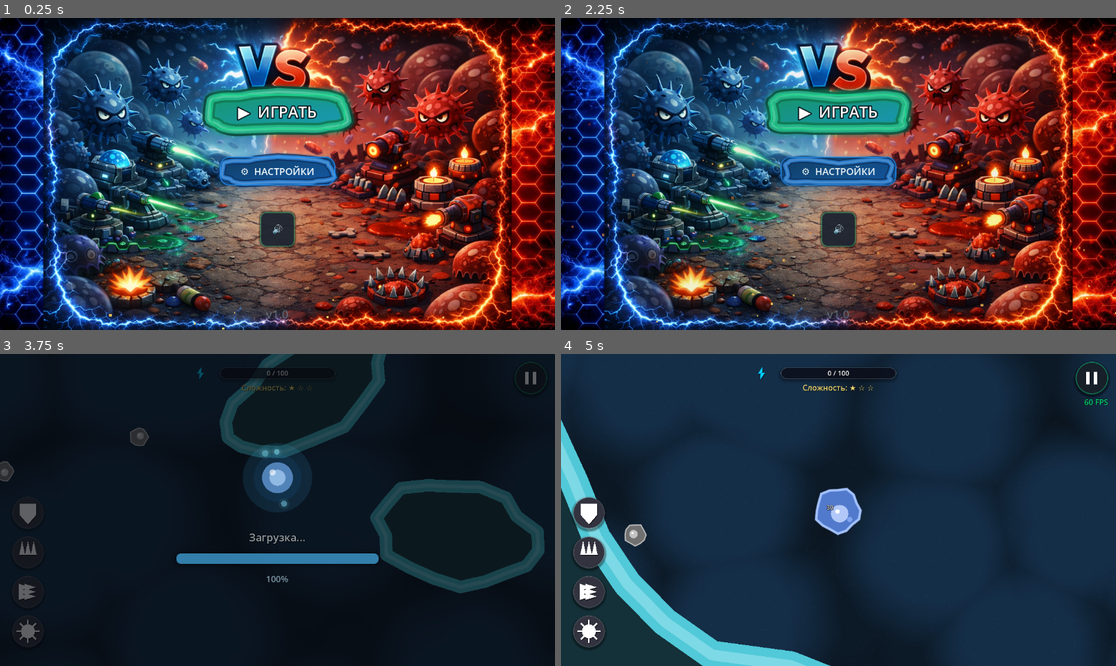
Above: before the commit, frames 1-4 (two rows, left to right).
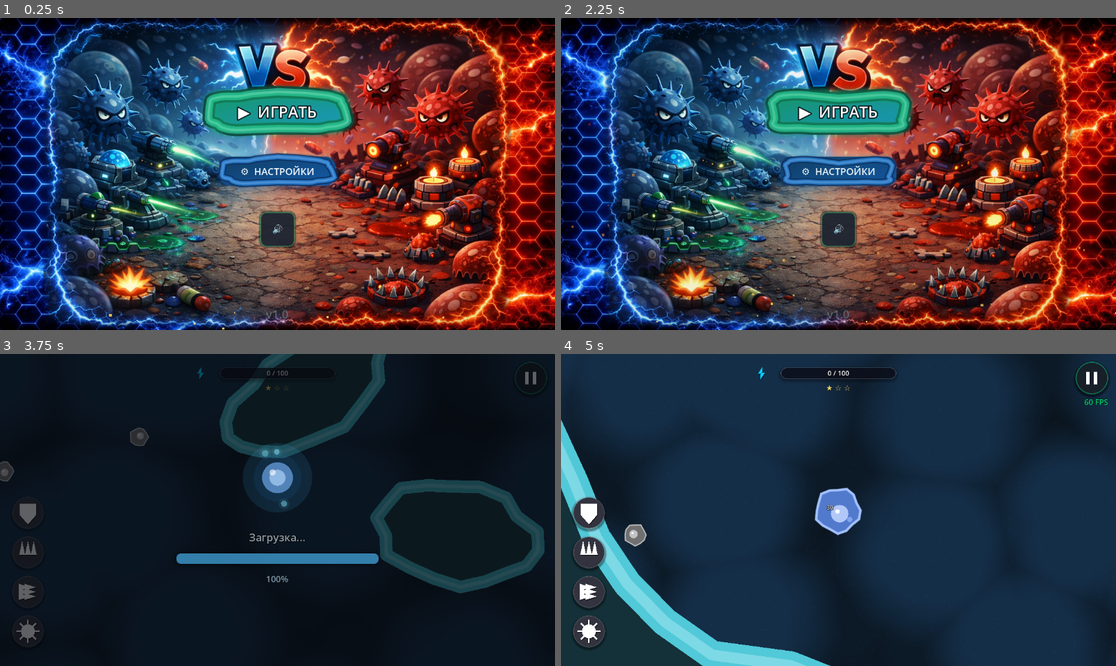
Above: after the commit, the same moments.

Repository: alexey231090/CellColony
Game: Godot game, scene res://scenes/ui/main_menu/main_menu.tscn
Two runs of this game, one before a commit and one after it. Both use one fixed random seed, a clock stepped at 60 frames per second and the inputs below.
Inputs (mouse positions are in pixels of both pictures, inside the frame that each line leads up to):
- Up to frame 1 (0.25 s): no input
- Up to frame 2 (2.25 s): click "▶ ИГРАТЬ" at 0.5 s; click "▶ ИГРАТЬ" at 1.25 s; click "⚙ НАСТРОЙКИ" at 2 s
- Up to frame 3 (3.75 s): click (277, 475) at 2.77 s; tap Enter at 3.5, 3.6 s; move the mouse to (399, 494) at 3.52 s; hold Right (ui_right) from 3.53 s (still down); click (399, 494) at 3.67 s
- Up to frame 4 (5 s): release Right (ui_right) at 4.25 s; drag from (588, 513) to (810, 572) at 4.27 s

The runs differ from the first frame. In frame 1, 4.1% of the frame differs, in the area x 7-93%, y 0-100%; in frame 2, 4.1%; in frame 3, less than 0.1%; in frame 4, 0.1%.

Commit message:
update menu fix bug game

Diff:
--- a/scenes/ui/main_menu/main_menu.gd
+++ b/scenes/ui/main_menu/main_menu.gd
@@ -222,7 +222,7 @@
 	background.mouse_filter = MOUSE_FILTER_IGNORE
 	background.texture_filter = CanvasItem.TEXTURE_FILTER_LINEAR
 
-	background.texture = load("res://assets/background/cellbackgraund2.jpg")
+	background.texture = load("res://assets/background/cellbackgraund4.png")
 	add_child(background)
 
 	_build_fire_particles()
@@ -381,18 +381,20 @@
 	play_button.set_anchors_and_offsets_preset(PRESET_FULL_RECT)
 	play_button.mouse_default_cursor_shape = Control.CURSOR_POINTING_HAND
 
-	var play_normal = _make_stylebox(Color(0,0,0,0), 24, 2, ACCENT_COLOR) # Прозрачная внутри, зелёная рамка
+	var play_normal = _make_stylebox(Color(0,0,0,0), 24)
 	play_normal.shadow_size = 12
 	play_normal.shadow_color = Color(0.1, 0.85, 0.55, 0.35)
 	play_button.add_theme_stylebox_override("normal", play_normal)
 
-	var play_hover = _make_stylebox(Color(0.2,0.85,0.55,0.15), 24, 3, Color(1,1,1,1))
+	var play_hover = _make_stylebox(Color(0.2,0.85,0.55,0.12), 24)
 	play_hover.shadow_size = 20
 	play_hover.shadow_color = Color(0.1, 0.85, 0.55, 0.6)
 	play_button.add_theme_stylebox_override("hover", play_hover)
 	play_button.add_theme_stylebox_override("focus", play_hover.duplicate())
 
-	var play_pressed = _make_stylebox(Color(0,0,0,0.5), 24, 4, ACCENT_COLOR)
+	var play_pressed = _make_stylebox(Color(0,0,0,0.5), 24)
+	play_pressed.shadow_size = 10
+	play_pressed.shadow_color = Color(0.1, 0.85, 0.55, 0.2)
 	play_button.add_theme_stylebox_override("pressed", play_pressed)
 
 	play_button.add_theme_color_override("font_color", Color(1.0, 1.0, 1.0, 1.0))
@@ -468,18 +470,18 @@
 	settings_btn.custom_minimum_size = Vector2(240, 60)
 	settings_btn.set_anchors_and_offsets_preset(PRESET_FULL_RECT)
 
-	var settings_normal = _make_stylebox(Color(0.0, 0.0, 0.0, 0.0), 20, 2, ACCENT_BLUE * Color(1, 1, 1, 0.8))
+	var settings_normal = _make_stylebox(Color(0.0, 0.0, 0.0, 0.0), 20)
 	settings_normal.shadow_size = 8
 	settings_normal.shadow_color = Color(0.08, 0.34, 0.62, 0.16)
 	settings_btn.add_theme_stylebox_override("normal", settings_normal)
 
-	var settings_hover = _make_stylebox(Color(0.16, 0.5, 0.9, 0.14), 20, 2, Color(0.85, 0.95, 1.0, 0.95))
+	var settings_hover = _make_stylebox(Color(0.16, 0.5, 0.9, 0.1), 20)
 	settings_hover.shadow_size = 12
 	settings_hover.shadow_color = Color(0.14, 0.52, 1.0, 0.24)
 	settings_btn.add_theme_stylebox_override("hover", settings_hover)
 	settings_btn.add_theme_stylebox_override("focus", settings_hover.duplicate())
 
-	var settings_pressed = _make_stylebox(Color(0.0, 0.08, 0.18, 0.28), 20, 3, ACCENT_BLUE)
+	var settings_pressed = _make_stylebox(Color(0.0, 0.08, 0.18, 0.28), 20)
 	settings_pressed.shadow_size = 6
 	settings_pressed.shadow_color = Color(0.08, 0.34, 0.62, 0.2)
 	settings_btn.add_theme_stylebox_override("pressed", settings_pressed)
--- /dev/null
+++ b/scenes/ui/move_target_marker.gd
@@ -0,0 +1,37 @@
+extends Node2D
+
+var pulse_time: float = 0.0
+
+func _process(delta: float) -> void:
+	pulse_time += delta
+	queue_redraw()
+
+func _draw() -> void:
+	var outer_pulse := (sin(pulse_time * 2.8) + 1.0) * 0.5
+	var inner_pulse := (sin(pulse_time * 4.4 + 0.8) + 1.0) * 0.5
+
+	var outer_color := Color(0.84, 0.86, 0.9, 0.2 + outer_pulse * 0.08)
+	var ring_color := Color(0.9, 0.92, 0.96, 0.58 + outer_pulse * 0.12)
+	var core_color := Color(0.95, 0.97, 1.0, 0.24 + inner_pulse * 0.1)
+
+	var outer_radius := 28.0 + outer_pulse * 4.0
+	var ring_radius := 20.0 + inner_pulse * 2.5
+
+	draw_arc(Vector2.ZERO, outer_radius, 0.0, TAU, 48, outer_color, 2.0, true)
+	draw_arc(Vector2.ZERO, ring_radius, 0.0, TAU, 40, ring_color, 3.0, true)
+	draw_circle(Vector2.ZERO, 7.0 + inner_pulse * 1.6, core_color)
+
+	for i in range(4):
+		var angle := pulse_time * 0.55 + i * (TAU / 4.0)
+		var dir := Vector2(cos(angle), sin(angle))
+		var tangent := Vector2(-dir.y, dir.x)
+		var marker_center := dir * (ring_radius + 3.0)
+		var droplet := PackedVector2Array([
+			marker_center + dir * 5.0,
+			marker_center - dir * 2.0 + tangent * 2.5,
+			marker_center - dir * 3.8,
+			marker_center - dir * 2.0 - tangent * 2.5,
+		])
+		var droplet_color := ring_color
+		droplet_color.a *= 0.7
+		draw_colored_polygon(droplet, droplet_color)
--- a/scripts/core/PerkEnergyBar.gd
+++ b/scripts/core/PerkEnergyBar.gd
@@ -177,8 +177,8 @@
 	var difficulty: String = String(level_manager.get_selected_difficulty())
 	match difficulty:
 		"hard":
-			return "Сложность: ★ ★ ★"
+			return "★ ★ ★"
 		"medium":
-			return "Сложность: ★ ★ ☆"
+			return "★ ★ ☆"
 		_:
-			return "Сложность: ★ ☆ ☆"
+			return "★ ☆ ☆"
--- a/scripts/core/SelectionManager.gd
+++ b/scripts/core/SelectionManager.gd
@@ -6,6 +6,7 @@
 var CLICK_FEEDBACK_SCENE = preload("res://scenes/ui/click_feedback.tscn")
 var TARGET_HIGHLIGHT_SCENE = preload("res://scenes/ui/target_highlight.tscn")
 var SHIELD_PERK_EFFECT_SCENE = preload("res://scenes/ui/shield_perk_effect.tscn")
+var MOVE_TARGET_MARKER_SCRIPT = preload("res://scenes/ui/move_target_marker.gd")
 
 @export var perk_energy: float = 0.0 # Пул энергии игрока для перков
 @export var MAX_PERK_ENERGY: float = 100.0 # Максимальная энергия
@@ -36,6 +37,7 @@
 
 var rapid_fire_cooldown: float = 0.0
 var virus_cooldown: float = 0.0
+@export var MOVE_TARGET_ARRIVAL_DISTANCE: float = 150.0
 
 var virus_outbreak_counter: int = 0 # Уникальный ID для каждой активации вируса
 var cursor_visual: Node2D = null
@@ -48,12 +50,17 @@
 var aim_line: Line2D = null
 var attack_target_line: Line2D = null
 var attack_target_node: BaseCell = null
+var move_target_line: Line2D = null
+var move_target_marker: Node2D = null
+var move_target_pos: Vector2 = Vector2.ZERO
+var has_move_target: bool = false
 var info_focus_cell: BaseCell = null
 
 func _ready() -> void:
 	add_to_group("selection_manager")
 	_init_aim_line()
 	_init_attack_target_line()
+	_init_move_target_line()
 
 	# Твёрдая фиксация баланса (игнорирует случайные изменения в Инспекторе)
 	SHIELD_ENERGY_COST = 50.0
@@ -80,6 +87,17 @@
 	attack_target_line.hide()
 	add_child(attack_target_line)
 
+func _init_move_target_line() -> void:
+	move_target_line = Line2D.new()
+	move_target_line.width = 2.2
+	move_target_line.default_color = Color(0.84, 0.87, 0.92, 0.2)
+	move_target_line.joint_mode = Line2D.LINE_JOINT_ROUND
+	move_target_line.begin_cap_mode = Line2D.LINE_CAP_ROUND
+	move_target_line.end_cap_mode = Line2D.LINE_CAP_ROUND
+	move_target_line.z_index = 5
+	move_target_line.hide()
+	add_child(move_target_line)
+
 func add_perk_energy(amount: float) -> void:
 	perk_energy += amount
 	# Ограничиваем максимумом
@@ -101,6 +119,7 @@
 	_update_cursor_visual()
 	_update_drag_preview()
 	_update_attack_target_line()
+	_update_move_target_visual()
 
 func _update_attack_target_line() -> void:
 	if attack_target_line == null:
@@ -140,6 +159,66 @@
 	attack_target_node = null
 	if attack_target_line:
 		attack_target_line.hide()
+
+func _ensure_move_target_marker() -> void:
+	if is_instance_valid(move_target_marker):
+		return
+	move_target_marker = Node2D.new()
+	move_target_marker.set_script(MOVE_TARGET_MARKER_SCRIPT)
+	move_target_marker.z_index = 9
+	add_child(move_target_marker)
+
+func _set_move_target(target_pos: Vector2) -> void:
+	move_target_pos = target_pos
+	has_move_target = true
+	_ensure_move_target_marker()
+	if is_instance_valid(move_target_marker):
+		move_target_marker.global_position = move_target_pos
+		move_target_marker.show()
+	if move_target_line:
+		move_target_line.show()
+
+func _clear_move_target_visual() -> void:
+	has_move_target = false
+	if move_target_line:
+		move_target_line.hide()
+	if is_instance_valid(move_target_marker):
+		move_target_marker.hide()
+
+func _update_move_target_visual() -> void:
+	if move_target_line == null:
+		return
+
+	if not has_move_target:
+		move_target_line.hide()
+		if is_instance_valid(move_target_marker):
+			move_target_marker.hide()
+		return
+
+	var player_cells_raw = get_tree().get_nodes_in_group("player_cells")
+	var player_cells: Array[BaseCell] = []
+	for node in player_cells_raw:
+		var cell := node as BaseCell
+		if cell:
+			player_cells.append(cell)
+
+	if player_cells.is_empty():
+		_clear_move_target_visual()
+		return
+
+	var colony_center := BaseCell.get_colony_center(get_tree(), BaseCell.OwnerType.PLAYER)
+	if colony_center.distance_to(move_target_pos) <= MOVE_TARGET_ARRIVAL_DISTANCE:
+		_clear_move_target_visual()
+		return
+
+	move_target_line.clear_points()
+	move_target_line.add_point(colony_center)
+	move_target_line.add_point(move_target_pos)
+	move_target_line.show()
+	_ensure_move_target_marker()
+	if is_instance_valid(move_target_marker):
+		move_target_marker.global_position = move_target_pos
+		move_target_marker.show()
 
 func _set_info_focus(cell: BaseCell) -> void:
 	if info_focus_cell == cell:
@@ -806,6 +885,7 @@
 		# ИСПРАВЛЕНИЕ: Если кликнули по СВОЕЙ клетке (например, для перка),
 		# не заставляем всю остальную колонию бросать дела и целиться в неё.
 		if clicked_node.owner_type != BaseCell.OwnerType.PLAYER:
+			_clear_move_target_visual()
 			attack_target_node = clicked_node
 			for p_cell in player_cells:
 				if p_cell is BaseCell:
@@ -834,6 +914,7 @@
 			circle.target_node = null
 			circle.hide()
 		_clear_attack_target_line()
+		_set_move_target(pos)
 
 		for p_cell in player_cells:
 			if p_cell is BaseCell:
--- a/scripts/ui/play_button_membrane.gd
+++ b/scripts/ui/play_button_membrane.gd
@@ -47,16 +47,16 @@
 	loop.append(loop[0])
 
 	var outer_glow := outer_glow_color
-	outer_glow.a += _hover_strength * 0.08
+	outer_glow.a += _hover_strength * 0.18
 	var edge := edge_color
-	edge.a += _hover_strength * 0.12
+	edge.a += _hover_strength * 0.22
 	var highlight := highlight_color
-	highlight.a += _hover_strength * 0.18
+	highlight.a += _hover_strength * 0.28
 
-	draw_polyline(loop, outer_glow, (34.0 + _hover_strength * 5.0) * thickness_scale, true)
-	draw_polyline(loop, flesh_color, (24.0 + _hover_strength * 3.0) * thickness_scale, true)
-	draw_polyline(loop, edge, (14.0 + _hover_strength * 2.0) * thickness_scale, true)
-	draw_polyline(loop, highlight, (4.0 + _hover_strength) * thickness_scale, true)
+	draw_polyline(loop, outer_glow, (34.0 + _hover_strength * 9.0) * thickness_scale, true)
+	draw_polyline(loop, flesh_color, (24.0 + _hover_strength * 4.0) * thickness_scale, true)
+	draw_polyline(loop, edge, (14.0 + _hover_strength * 4.0) * thickness_scale, true)
+	draw_polyline(loop, highlight, (4.0 + _hover_strength * 2.2) * thickness_scale, true)
 
 func _get_superellipse_point(angle: float, radii: Vector2) -> Vector2:
 	var cos_v := cos(angle)
Binary file removed: assets/background/CellColloniy.png
Binary file added: assets/background/cellbackgraund3.png
Not shown, added: assets/background/cellbackgraund3.png.import
Binary file added: assets/background/cellbackgraund4.png
Not shown, changed: assets/background/cellbackgraund4.png.import
Binary file added: assets/background/cellbakground.jpg
Not shown, added: assets/background/cellbakground.jpg.import
Not shown, added: scenes/ui/move_target_marker.gd.uid
Not shown, changed: REFERENCE.md
